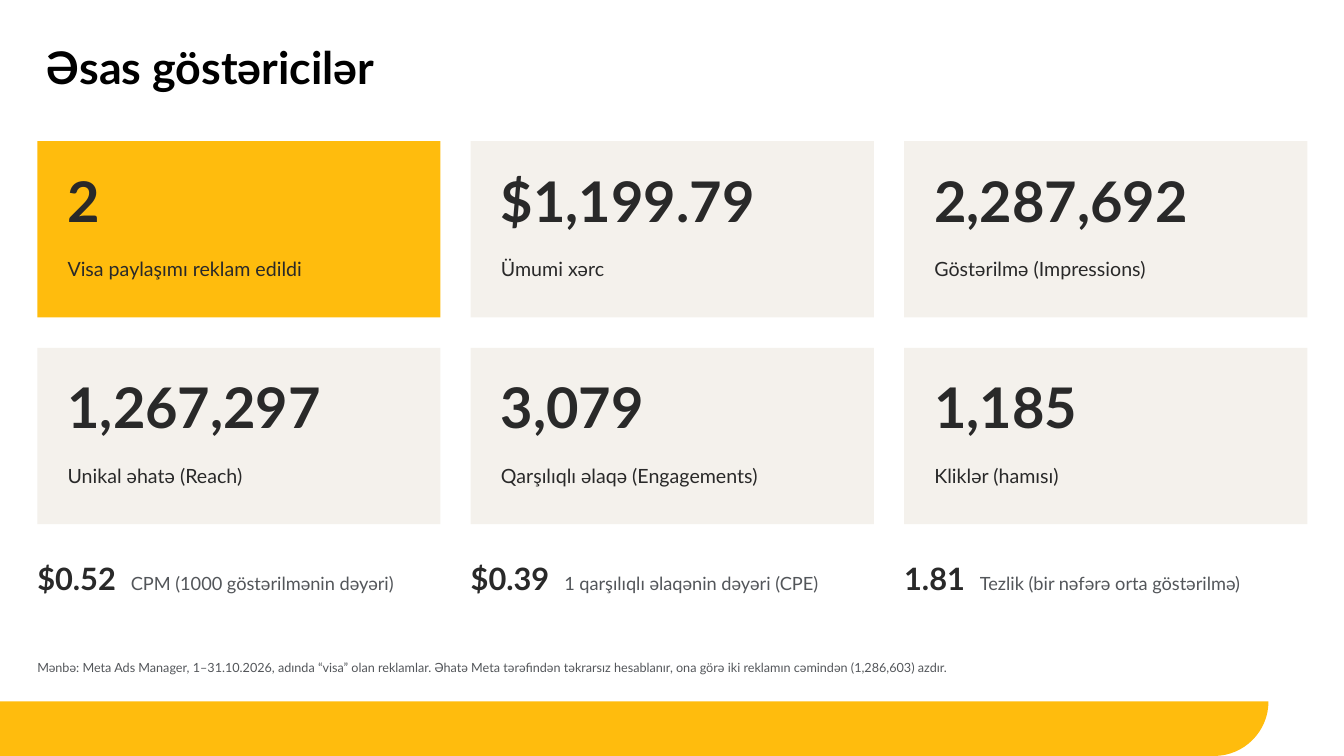
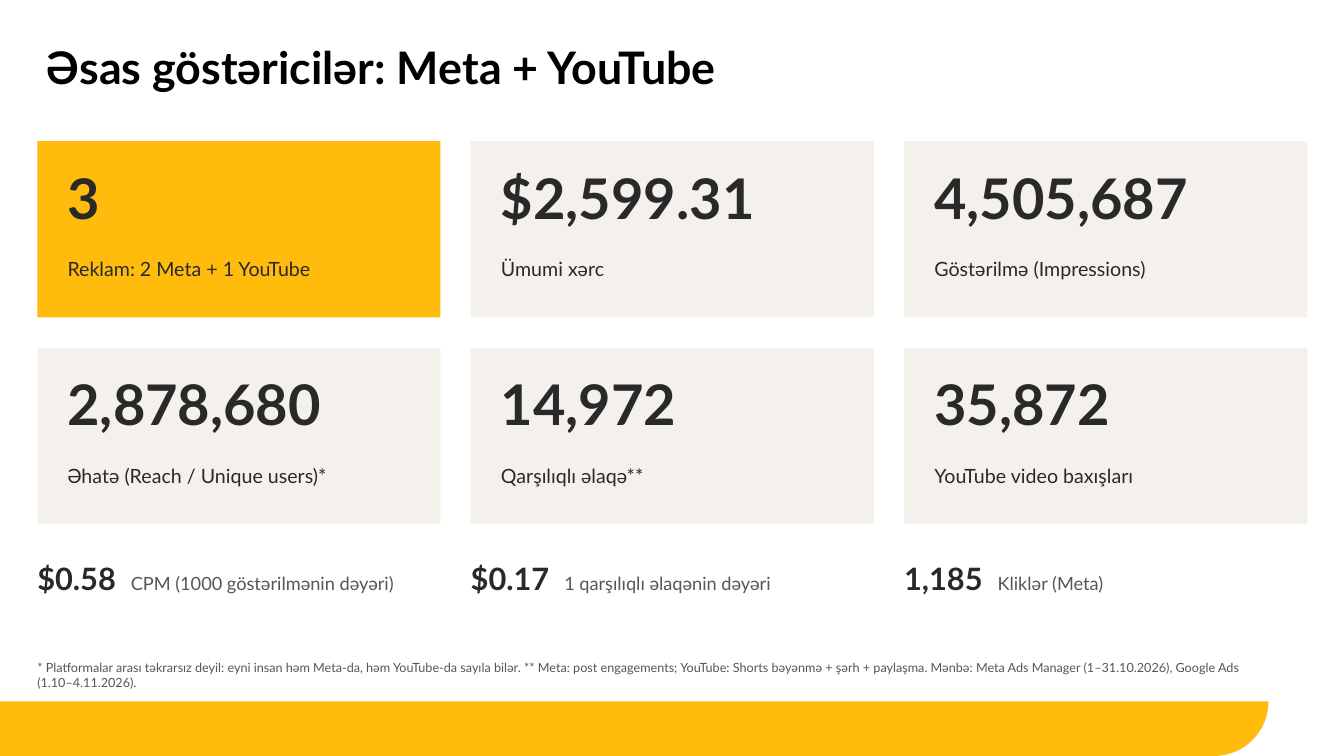
Before and after one commit to omgazerbaijan2022-ops/mcd-meta-report, a slide deck: slide 3 of visa/McDonalds_AZ_Visa_Report_Oct_2026.pptx. Drawn at 1344x756 pixels with LibreOffice and Linux fonts; fonts in the diff are those of the drawing; background and template pictures are left out. Boxes give left, top, right and bottom in pixels: in the first picture for what was removed or moved away, otherwise in the second. Text is boxed around its words. In the diff, an @@ line names an element or a change of style, - is before the commit and + after.

```diff
--- a/visa/McDonalds_AZ_Visa_Report_Oct_2026.pptx
+++ b/visa/McDonalds_AZ_Visa_Report_Oct_2026.pptx
@@ title at [47,50,716,92]: text changed @@
-Əsas göstəricilər
+Əsas göstəricilər: Meta + YouTube
@@ text at [68,178,100,220]: text changed @@
-2
+3
@@ text at [501,173,755,227]: text changed @@
-$1,199.79
+$2,599.31
@@ text at [934,178,1187,227]: text changed @@
-2,287,692
+4,505,687
@@ text at [68,261,310,276]: text changed @@
-Visa paylaşımı reklam edildi
+Reklam: 2 Meta + 1 YouTube
@@ text at [68,384,321,433]: text changed @@
-1,267,297
+2,878,680
@@ text at [501,384,676,433]: text changed @@
-3,079
+14,972
@@ text at [934,384,1109,433]: text changed @@
-1,185
+35,872
@@ text at [68,468,327,487]: text changed @@
-Unikal əhatə (Reach)
+Əhatə (Reach / Unique users)*
@@ text at [501,468,643,487]: text changed @@
-Qarşılıqlı əlaqə (Engagements)
+Qarşılıqlı əlaqə**
@@ text at [934,468,1133,487]: text changed @@
-Kliklər (hamısı)
+YouTube video baxışları
@@ text at [37,564,394,594]: text changed @@
-$0.52 CPM (1000 göstərilmənin dəyəri)
+$0.58 CPM (1000 göstərilmənin dəyəri)
@@ text at [471,564,770,594]: text changed @@
-$0.39 1 qarşılıqlı əlaqənin dəyəri (CPE)
+$0.17 1 qarşılıqlı əlaqənin dəyəri
@@ text at [904,567,1103,594]: text changed @@
-1.81 Tezlik (bir nəfərə orta göstərilmə)
+1,185 Kliklər (Meta)
@@ text at [37,662,1239,689]: text changed @@
-Mənbə: Meta Ads Manager, 1–31.10.2026, adında “visa” olan reklamlar. Əhatə Meta tərəfindən təkrarsız hesablanır, ona görə iki reklamın cəmindən (1,286,603) azdır.
+* Platformalar arası təkrarsız deyil: eyni insan həm Meta-da, həm YouTube-da sayıla bilər. ** Meta: post engagements; YouTube: Shorts bəyənmə + şərh + paylaşma. Mənbə: Meta Ads Manager (1–31.10.2026), Google Ads (1.10–4.11.2026).
```
Also in this commit, not shown: 6 other slides changed, 3 slides added, 4 other files.
